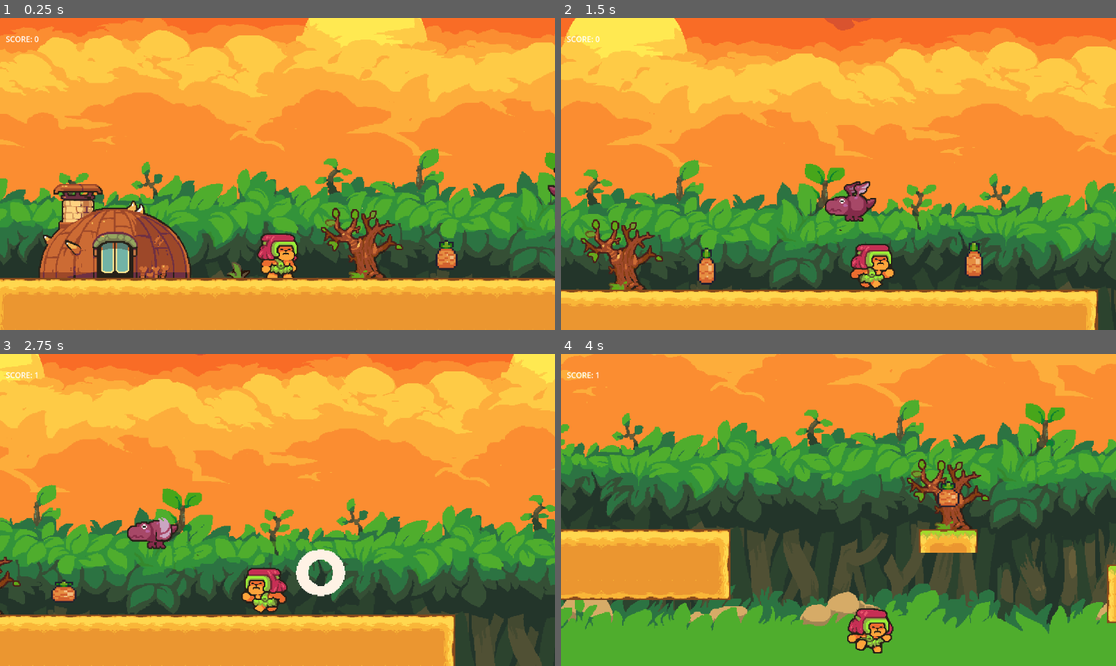
Above: before the commit, frames 1-4 (two rows, left to right).
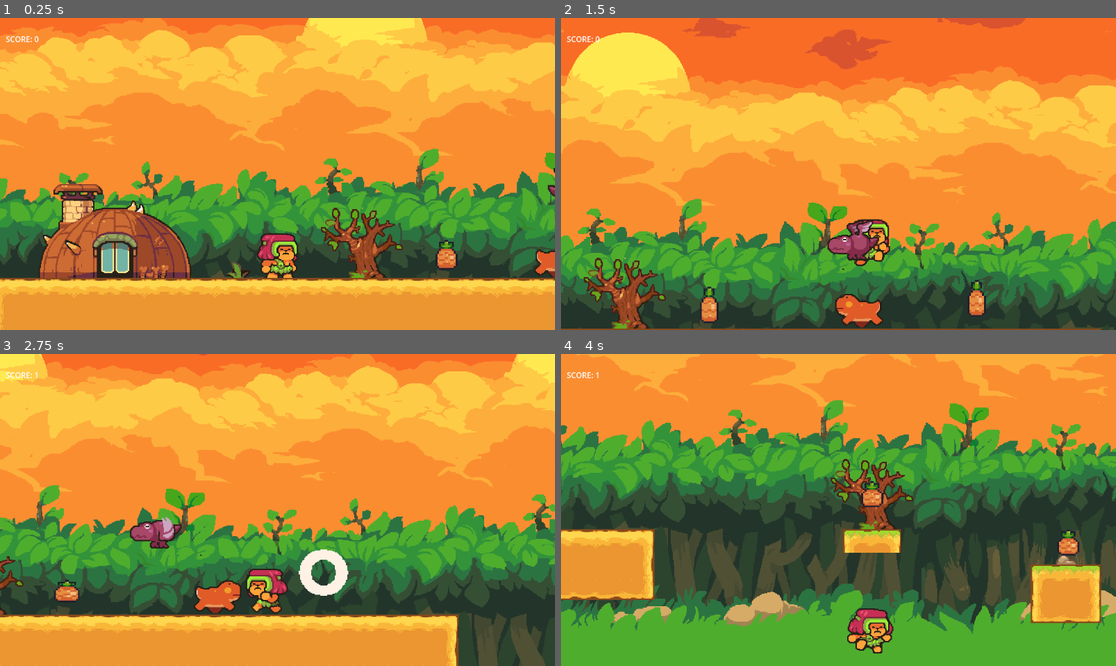
Above: after the commit, the same moments.

Repository: Orangeangelo/Prehistoric-adventures
Game: Godot game, scene res://Scenes/world.tscn
Same seed, same stepped clock (60 frames per second), same inputs: the game is played once before the commit and once after it.
Inputs:
- Up to frame 1 (0.25 s): no input
- Up to frame 2 (1.5 s): hold D (right) from 0.53 s (still down); tap Up (jump) at 0.6, 0.77, 1.07, 1.35 s
- Up to frame 3 (2.75 s): tap Up (jump) at 1.52, 1.82, 2.1 s; release D (right) at 2.03 s; hold A (left) from 2.03 s (still down)
- Up to frame 4 (4 s): release A (left) at 2.78 s; hold D (right) from 2.78 s (still down); tap Up (jump) at 2.85, 3.02, 3.32, 3.6, 3.77 s

The runs differ from the first frame. In frame 1, 0.2% of the frame differs, in the area x 96-100%, y 74-84%; in frame 2, 78%, in the area x 0-100%, y 0-100%; in frame 3, 13%; in frame 4, 43%.

Commit message:
1.11
Added second enemy

Diff:
--- /dev/null
+++ b/Scenes/enemy_lizard.gd
@@ -0,0 +1,29 @@
+extends CharacterBody2D
+
+var direction = 1
+const SPEED = 100.0
+const JUMP_VELOCITY = -400.0
+
+
+var gravity = ProjectSettings.get_setting("physics/2d/default_gravity")
+
+
+func _physics_process(delta):
+	# Add the gravity.
+	if not is_on_floor():
+		velocity += get_gravity() * delta
+
+	# Handle jump.
+	velocity.x = direction * SPEED
+
+	# Get the input direction and handle the movement/deceleration.
+	# As good practice, you should replace UI actions with custom gameplay actions.
+
+
+
+	move_and_slide()
+	$AnimatedSprite2D.flip_h = direction < 0
+
+
+func _on_timer_timeout():
+	direction = direction * -1 # Replace with function body.
--- a/Scenes/enemy_lizard.tscn
+++ b/Scenes/enemy_lizard.tscn
@@ -1,6 +1,7 @@
-[gd_scene load_steps=10 format=3 uid="uid://c2kpncq5ppgon"]
+[gd_scene load_steps=11 format=3 uid="uid://c2kpncq5ppgon"]
 
 [ext_resource type="Texture2D" uid="uid://ckkj6iofhvvtc" path="res://prehistoric-platformer/monsters/lizard-1.png" id="1_rokla"]
+[ext_resource type="Script" path="res://Scenes/enemy_lizard.gd" id="1_yikse"]
 
 [sub_resource type="AtlasTexture" id="AtlasTexture_6cree"]
 atlas = ExtResource("1_rokla")
@@ -56,10 +57,12 @@
 radius = 25.1794
 
 [node name="Lizard" type="CharacterBody2D" groups=["Hurt"]]
+script = ExtResource("1_yikse")
 
 [node name="AnimatedSprite2D" type="AnimatedSprite2D" parent="."]
 position = Vector2(11, -4)
 sprite_frames = SubResource("SpriteFrames_2x1ol")
+autoplay = "default"
 frame_progress = 0.214207
 
 [node name="CollisionShape2D" type="CollisionShape2D" parent="."]
@@ -67,3 +70,6 @@
 shape = SubResource("CircleShape2D_gsw3d")
 
 [node name="Timer" type="Timer" parent="."]
+autostart = true
+
+[connection signal="timeout" from="Timer" to="." method="_on_timer_timeout"]
--- a/Scenes/world.tscn
+++ b/Scenes/world.tscn
@@ -7,6 +7,7 @@
 [ext_resource type="PackedScene" uid="uid://dy640bycq1h8w" path="res://Scenes/pineapple.tscn" id="5_v3vxs"]
 [ext_resource type="Script" path="res://Scenes/Label.gd" id="6_4ybaf"]
 [ext_resource type="PackedScene" uid="uid://bnn8u32g7m70g" path="res://Scenes/enemy_dragon.tscn" id="7_qg701"]
+[ext_resource type="PackedScene" uid="uid://c2kpncq5ppgon" path="res://Scenes/enemy_lizard.tscn" id="8_2301r"]
 
 [sub_resource type="TileSetAtlasSource" id="TileSetAtlasSource_1hve3"]
 texture = ExtResource("2_grrbm")
@@ -2161,3 +2162,6 @@
 
 [node name="Dragon" parent="." instance=ExtResource("7_qg701")]
 position = Vector2(1006, -123)
+
+[node name="Lizard" parent="." instance=ExtResource("8_2301r")]
+position = Vector2(971, -24)
Not shown: 1 places in Scenes/world.tscn that only renumber resources
